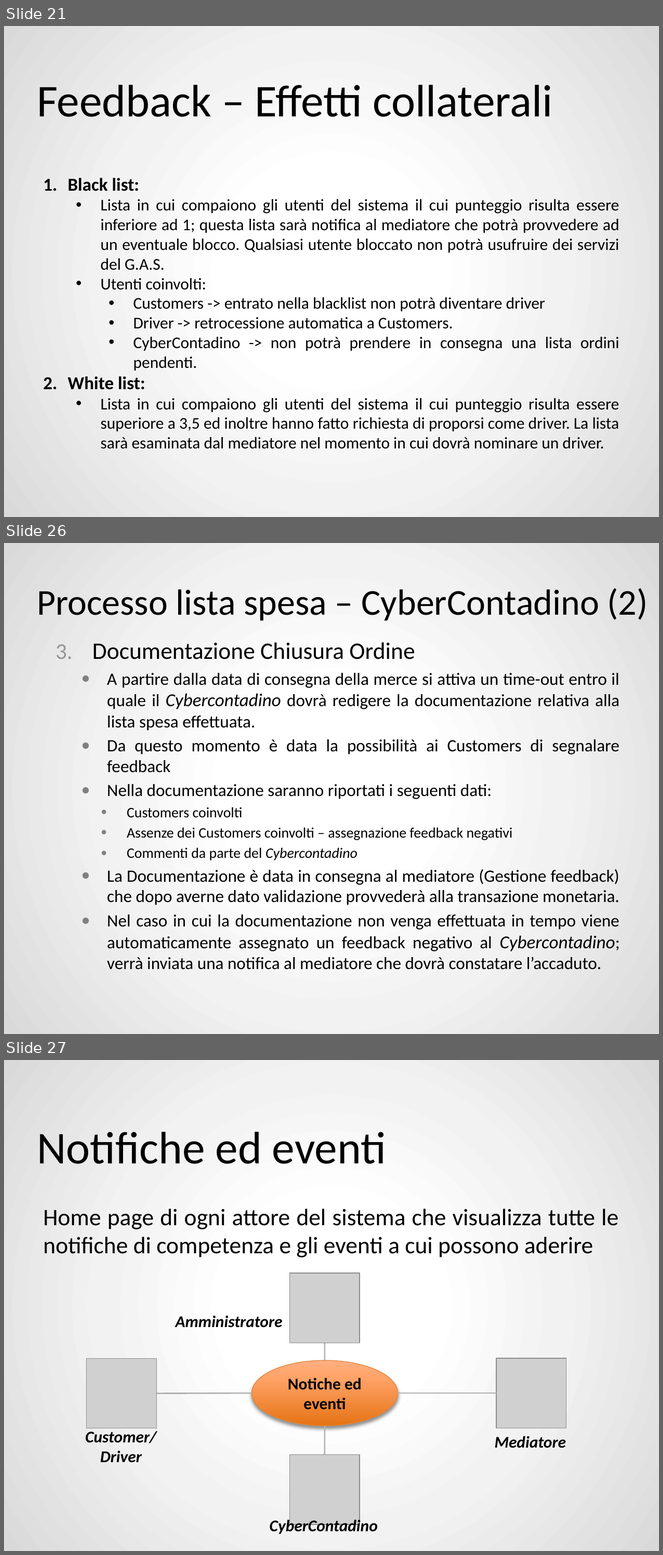
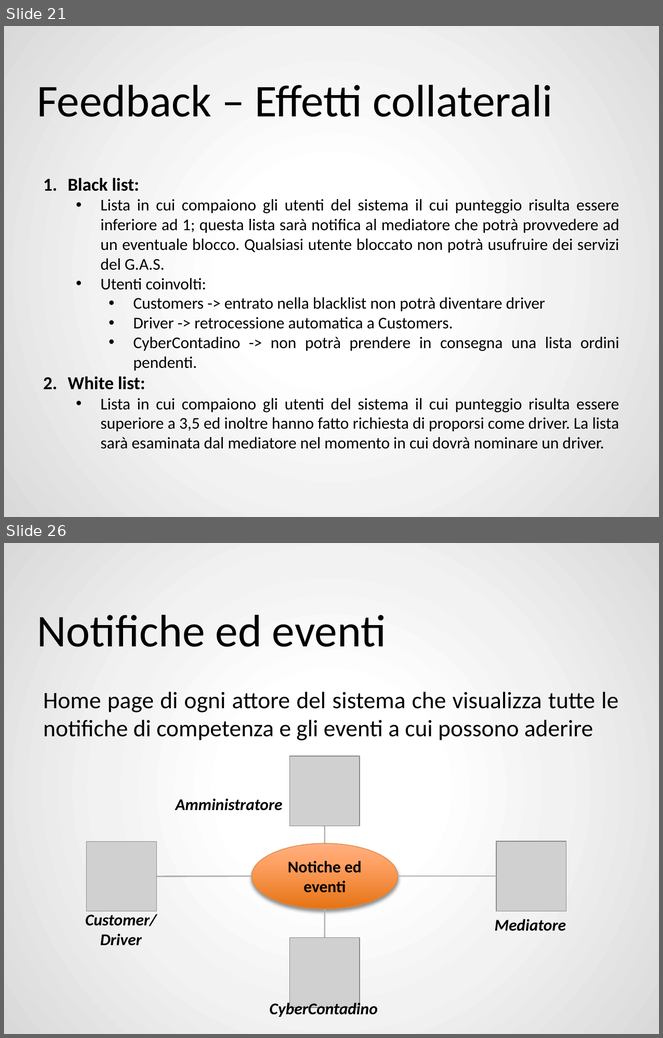
Before and after one commit to ZhangUranus/amicidelgas, a slide deck: SeamAmiciDelGas/risorse_gassose/presentazione_demo/SeamAmiciDelGas.pptx. Shown one above the other, each under a label of ours: slides 21, 26 and 27 before the commit, slides 21 and 26 after it; the slides between them are not shown. The pictures are 663x1555 and 663x1038 pixels, drawn with LibreOffice and Linux fonts; fonts in the diff are those of the drawing; grey boxes stand for pictures; background and template pictures are left out. Boxes give left, top, right and bottom in pixels: in the first picture for what was removed or moved away, otherwise in the second. Text is boxed around its words. In the diff, an @@ line names an element or a change of style, - is before the commit and + after.

```diff
--- a/SeamAmiciDelGas/risorse_gassose/presentazione_demo/SeamAmiciDelGas.pptx
+++ b/SeamAmiciDelGas/risorse_gassose/presentazione_demo/SeamAmiciDelGas.pptx
@@ slide 26 removed at box(4, 543, 659, 1034), background gradient #FFFFFF to #F2F2F2 to #D9D9D9 @@
@@ title removed at box(37, 588, 648, 621) @@
-Processo lista spesa – CyberContadino (2)
@@ text removed at box(92, 642, 620, 970) @@
-3. Documentazione Chiusura Ordine
-  ● A partire dalla data di consegna della merce si attiva un time-out entro il quale il Cybercontadino dovrà redigere la documentazione relativa alla lista spesa effettuata.
-  ● Da questo momento è data la possibilità ai Customers di segnalare feedback
-  ● Nella documentazione saranno riportati i seguenti dati:
-    ● Customers coinvolti
-    ● Assenze dei Customers coinvolti – assegnazione feedback negativi
-    ● Commenti da parte del Cybercontadino
-  ● La Documentazione è data in consegna al mediatore (Gestione feedback) che dopo averne dato validazione provvederà alla transazione monetaria.
-  ● Nel caso in cui la documentazione non venga effettuata in tempo viene automaticamente assegnato un feedback negativo al Cybercontadino; verrà inviata una notifica al mediatore che dovrà constatare l’accaduto.
@@ what was slide 27 is now slide 26 @@
```
Also in this commit, not shown: 17 slides changed, 31 slides added, 1 other slide removed.
